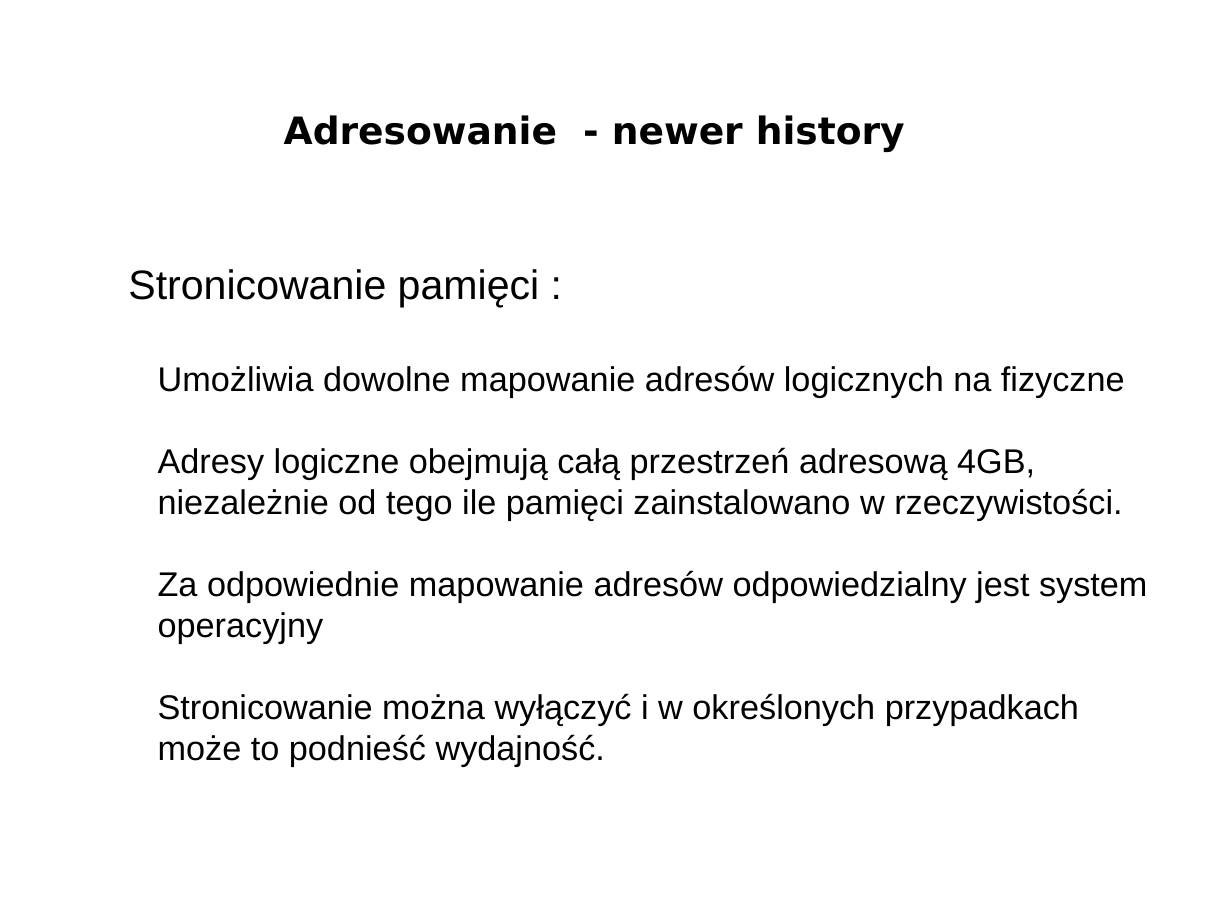
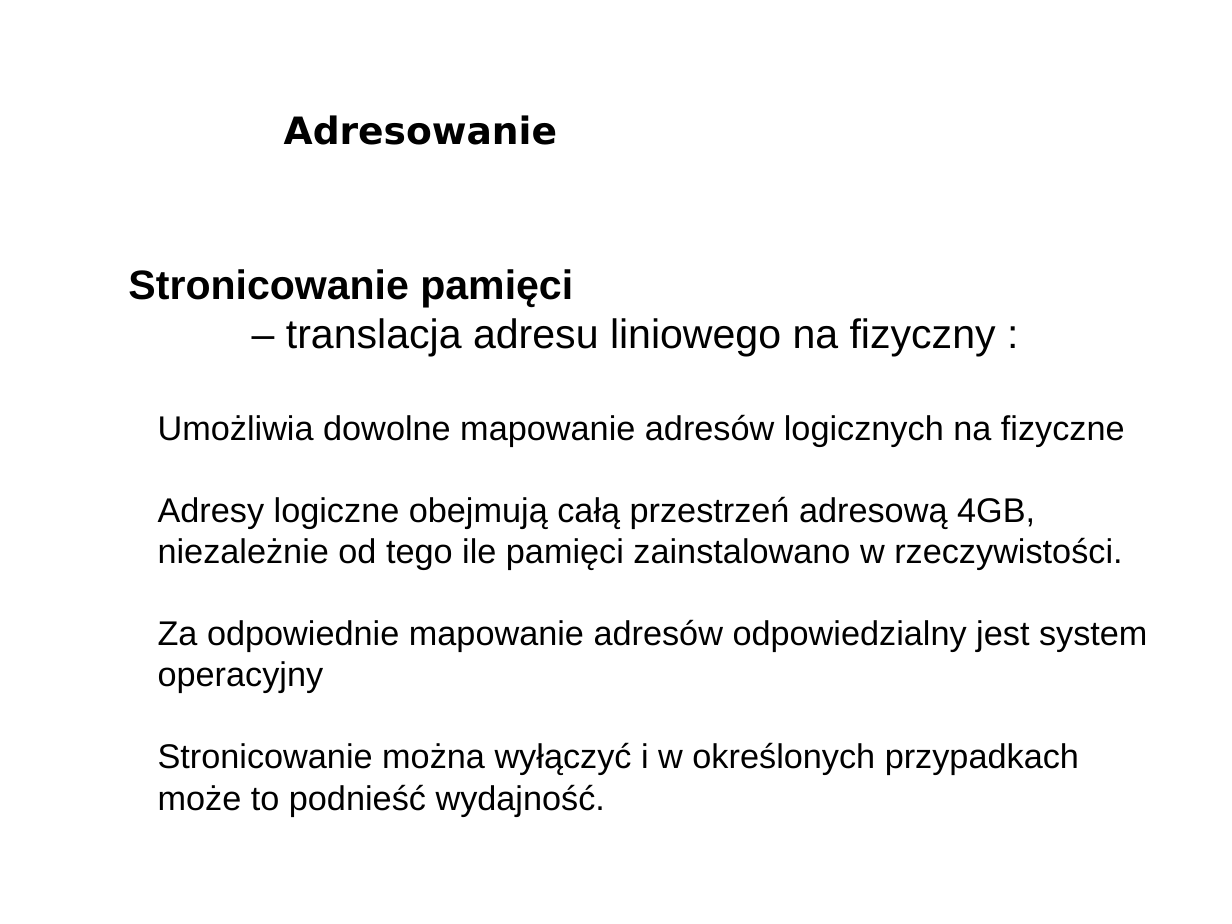
Before and after one commit to bercik/pn_prezentacja, a slide deck: slide 29 of śmieszki_i_inne_zwierzęta/prezentacja.odp (slide 28 before the commit). Drawn at 1232x924 pixels with LibreOffice and Linux fonts; fonts in the diff are those of the drawing; background and template pictures are left out. Boxes give left, top, right and bottom in pixels: in the first picture for what was removed or moved away, otherwise in the second. Text is boxed around its words. In the diff, an @@ line names an element or a change of style, - is before the commit and + after.

Commit message:
adresowanie jest całe

```diff
--- a/śmieszki_i_inne_zwierzęta/prezentacja.odp
+++ b/śmieszki_i_inne_zwierzęta/prezentacja.odp
@@ title at box(284, 115, 557, 145): text changed @@
-Adresowanie - newer history
+Adresowanie
@@ text at box(128, 269, 996, 356): text changed @@
-Stronicowanie pamięci :
+Stronicowanie pamięci
+– translacja adresu liniowego na fizyczny :
```
Also in this commit, not shown: 13 other slides changed, 13 slides added, 3 slides removed.
